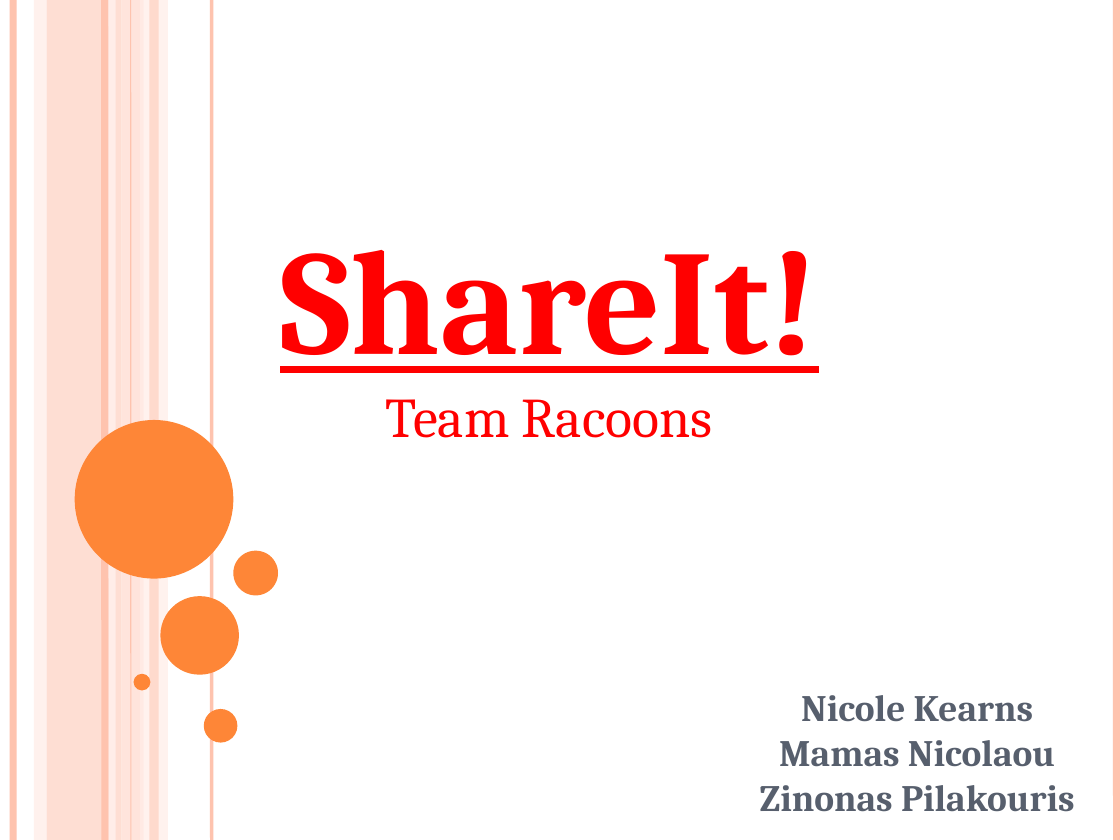
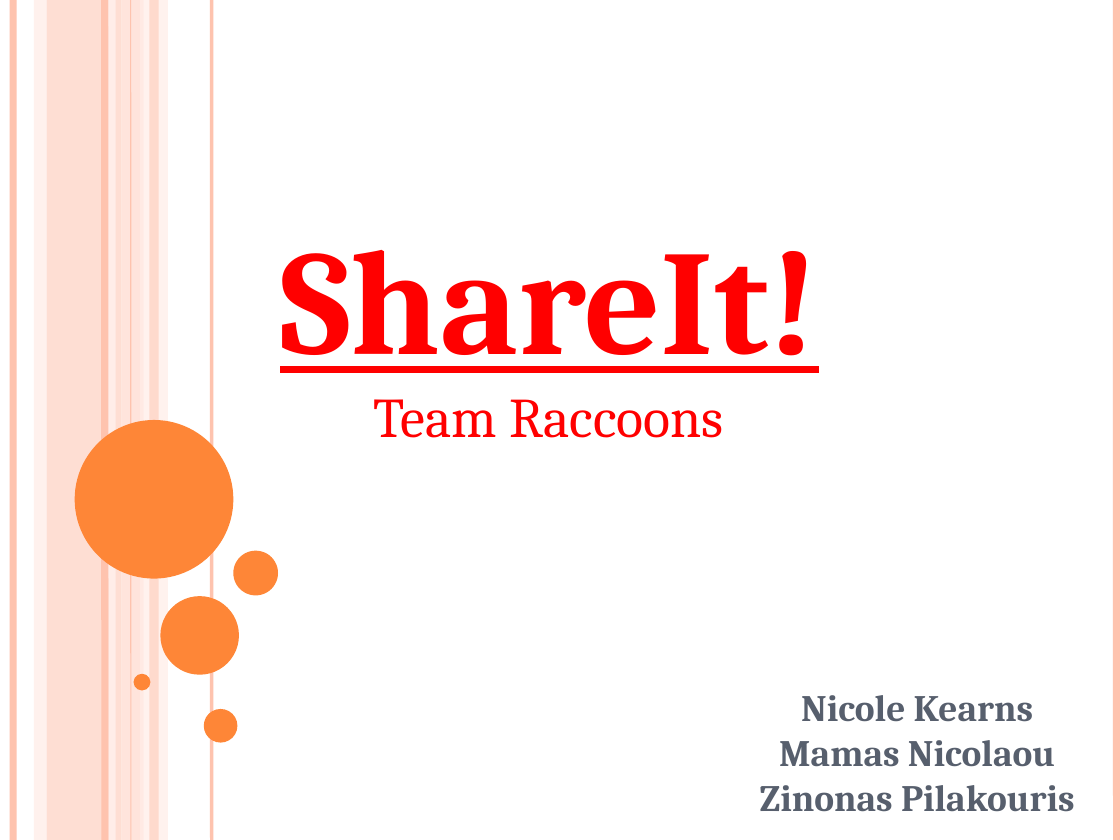
Before and after one commit to Snikket/shareit, a slide deck: slide 1 of Docs/DIM3presentation.ppt. Drawn at 1120x840 pixels with LibreOffice and Linux fonts; fonts in the diff are those of the drawing. Boxes give left, top, right and bottom in pixels: in the first picture for what was removed or moved away, otherwise in the second. Text is boxed around its words. In the diff, an @@ line names an element or a change of style, - is before the commit and + after.

```diff
--- a/Docs/DIM3presentation.ppt
+++ b/Docs/DIM3presentation.ppt
@@ text at (373,399,724,438): text changed @@
-Team Racoons
+Team Raccoons
```
Also in this commit, not shown: 2 other slides changed.
